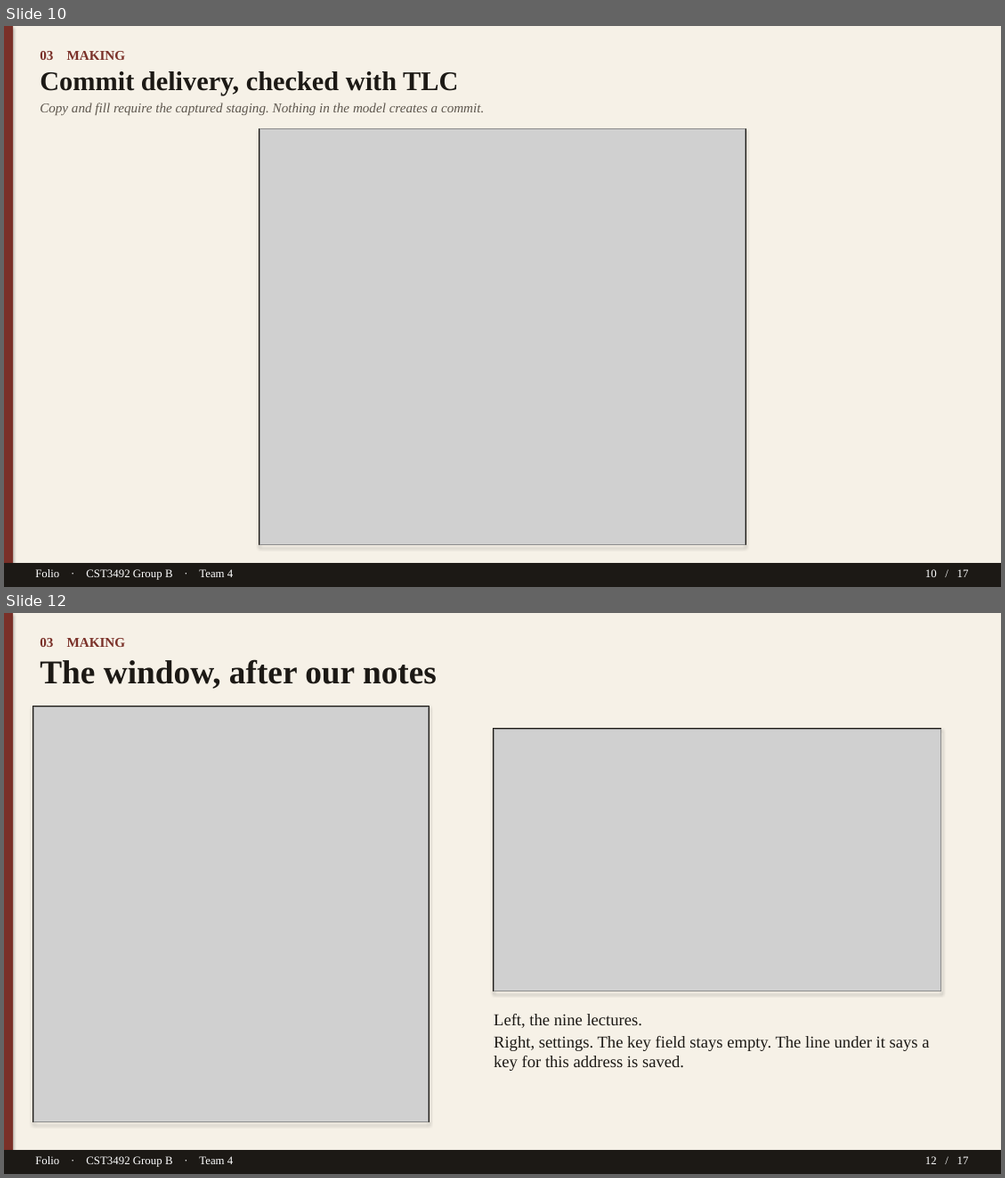
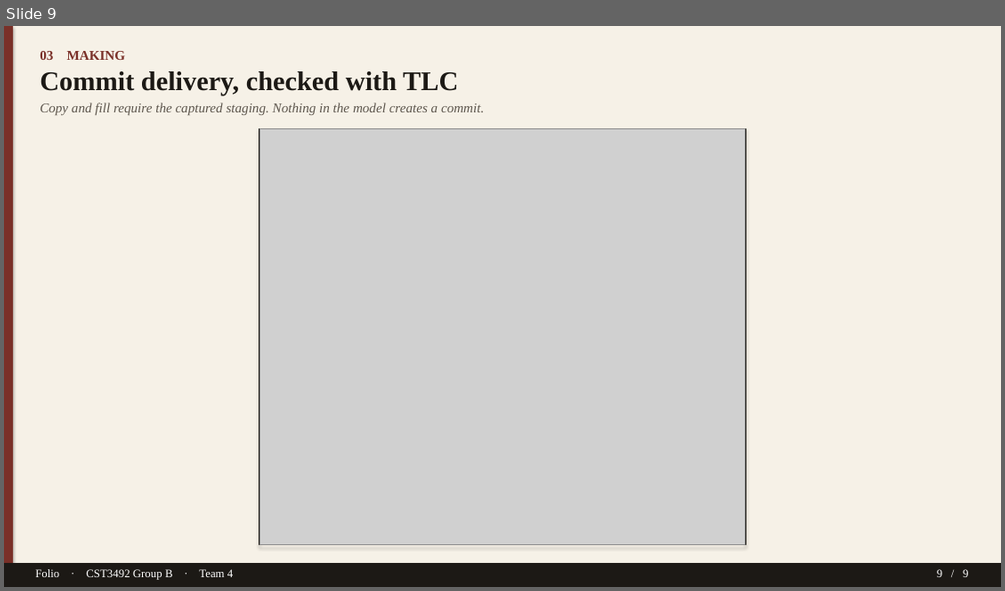
Before and after one commit to TTAWDTT/folio, a slide deck: submission/documents/Folio-GroupB-Team4-Slides.pptx. Shown one above the other, each under a label of ours: slides 10 and 12 before the commit, slide 9 after it; the slides between them are not shown. The pictures are 1005x1178 and 1005x591 pixels, drawn with LibreOffice and Linux fonts; fonts in the diff are those of the drawing; grey boxes stand for pictures. Boxes give left, top, right and bottom in pixels: in the first picture for what was removed or moved away, otherwise in the second. Text is boxed around its words. In the diff, an @@ line names an element or a change of style, - is before the commit and + after.

```diff
--- a/submission/documents/Folio-GroupB-Team4-Slides.pptx
+++ b/submission/documents/Folio-GroupB-Team4-Slides.pptx
@@ slide 12 removed at (4,613,1001,1174), background #FFFFFF @@
@@ rectangle removed at (4,613,1001,1174) @@
@@ rectangle removed at (4,613,13,1174) @@
@@ text removed at (40,638,126,647) @@
-03 MAKING
@@ text removed at (40,659,437,689) @@
-The window, after our notes
@@ rectangle removed at (33,706,429,1122) @@
@@ picture removed at (34,706,428,1121) @@
@@ rectangle removed at (493,728,941,991) @@
@@ picture removed at (494,729,940,990) @@
@@ text removed at (494,1013,929,1070) @@
-Left, the nine lectures.
-Right, settings. The key field stays empty. The line under it says a key for this address is saved.
@@ rectangle removed at (4,1150,1001,1174) @@
@@ text removed at (35,1156,233,1167) @@
-Folio · CST3492 Group B · Team 4
@@ text removed at (925,1156,969,1164) @@
-12 / 17
@@ what was slide 10 is now slide 9 @@
@@ slide 9 changed as well @@
@@ text at (937,569,968,577): text changed @@
-10 / 17
+9 / 9
```
Also in this commit, not shown: 8 other slides changed, 7 other slides removed, 5 other files.
